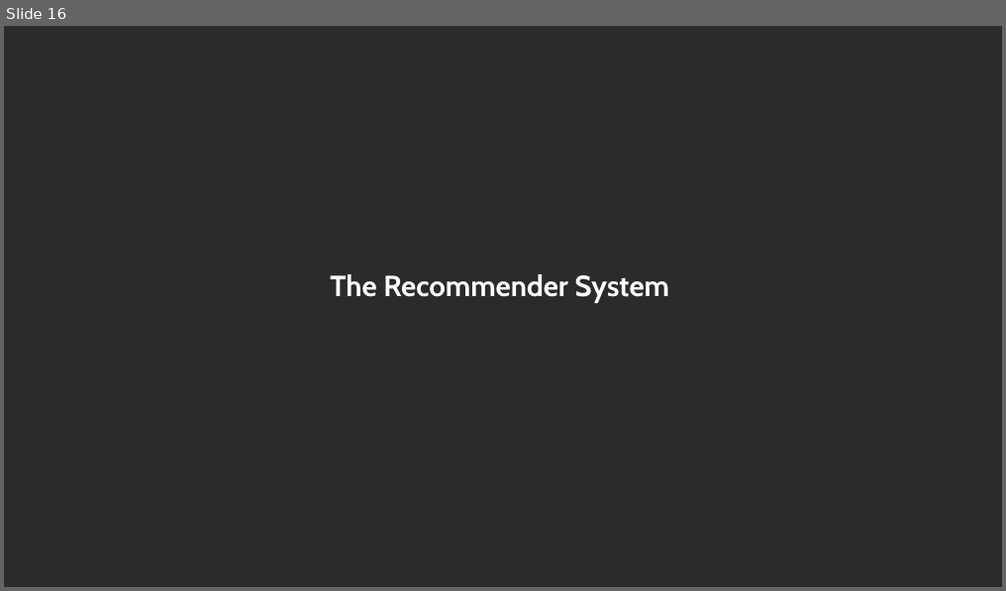
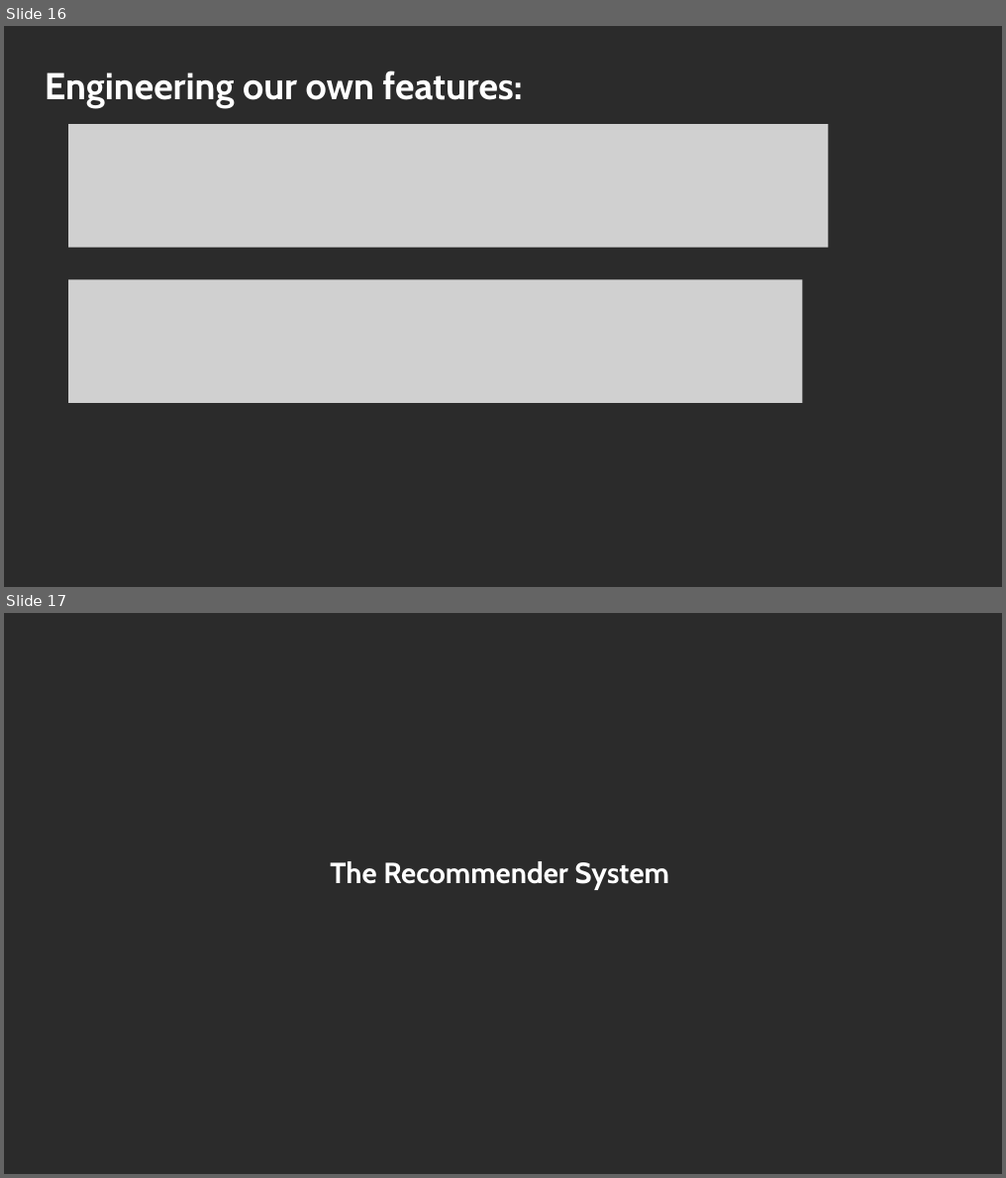
Before and after one commit to lizesteyn/FNBdataquest, a slide deck: Presentation1bkp.pptx. Shown one above the other, each under a label of ours: slide 16 before the commit, slides 16 and 17 after it. The pictures are 1006x591 and 1006x1178 pixels, drawn with LibreOffice and Linux fonts; fonts in the diff are those of the drawing; grey boxes stand for pictures; background and template pictures are left out; a plain dark background stands for a picture behind light text. Boxes give left, top, right and bottom in pixels: in the first picture for what was removed or moved away, otherwise in the second. Text is boxed around its words. In the diff, an @@ line names an element or a change of style, - is before the commit and + after.

```diff
--- a/Presentation1bkp.pptx
+++ b/Presentation1bkp.pptx
@@ slide 16 added at box(4, 26, 1002, 587), background picture (left out) @@
@@ text added at box(45, 71, 522, 108), 36 pt, text #FFFFFF, bold @@
+Engineering our own features:
@@ picture added at box(68, 124, 829, 248) @@
@@ picture added at box(68, 279, 803, 403) @@
@@ what was slide 16 is now slide 17 @@
```
Also in this commit, not shown: 1 slide changed, 1 other file.
